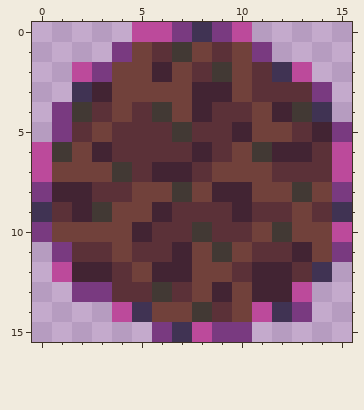
Two states of a pixel-art sprite, Assets/Sprites/Level Select/LevelNodeQuantum.png. Above is the file before it was changed.
The file is 16x16 pixels.
The result:
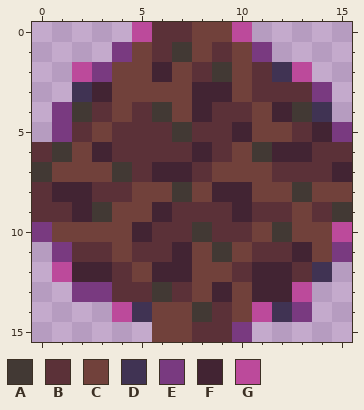
Palette (. is transparent): A #423934  B #5b3138  C #71413b  D #403353  E #793a80  F #422433  G #bc4a9b
Difference:
The edit turns colour D into colour A in row 9 at x 15.
The edit turns colour G into colour A in row 7 at x 0.
The edit turns colour D into colour B in row 9 at x 0.
The edit turns colour E into colour B in row 0 at x 7; in row 8 at x 0; in row 15 at x 9.
The edit turns colour G into colour B in row 0 at x 6; in row 6 at x 0 and 15; in row 15 at x 8.
The edit turns colour D into colour C in row 0 at x 8; in row 15 at x 7.
The edit turns colour E into colour C in row 0 at x 9; in row 8 at x 15; in row 15 at x 6.
The edit turns colour G into colour F in row 7 at x 15.
Boxes around the changes in both pictures, in picture pixels (x1, y1, x2, y2):
changed: (152, 22, 232, 42)
changed: (32, 142, 52, 222)
changed: (332, 142, 352, 222)
changed: (152, 322, 232, 342)
